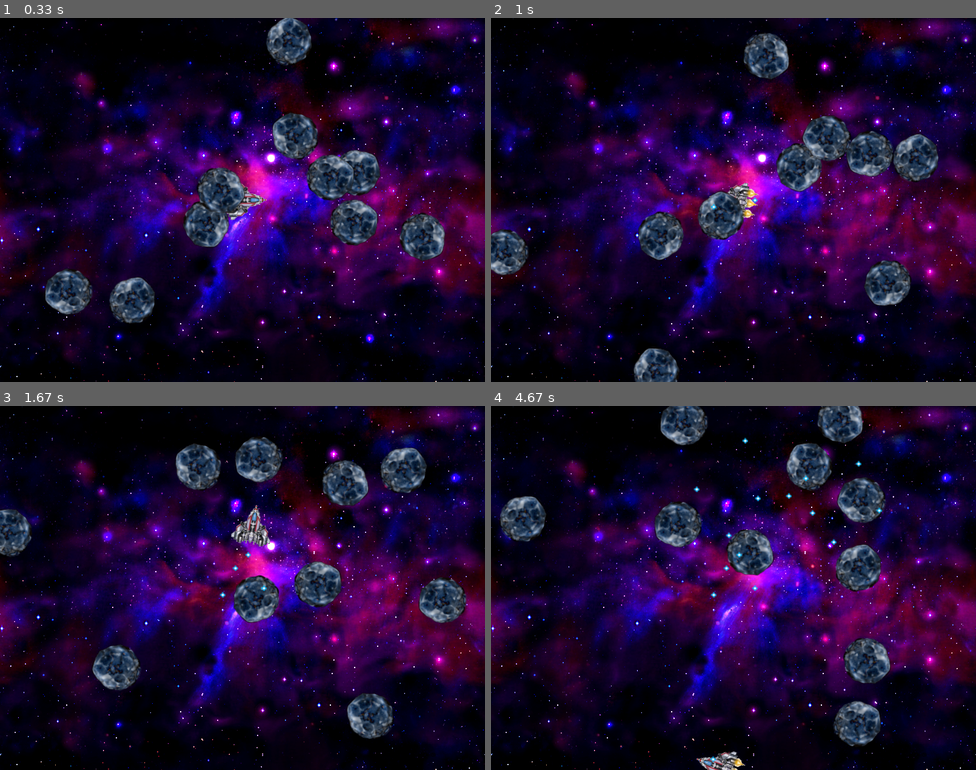
Above: before the commit, frames 1-4 (two rows, left to right).
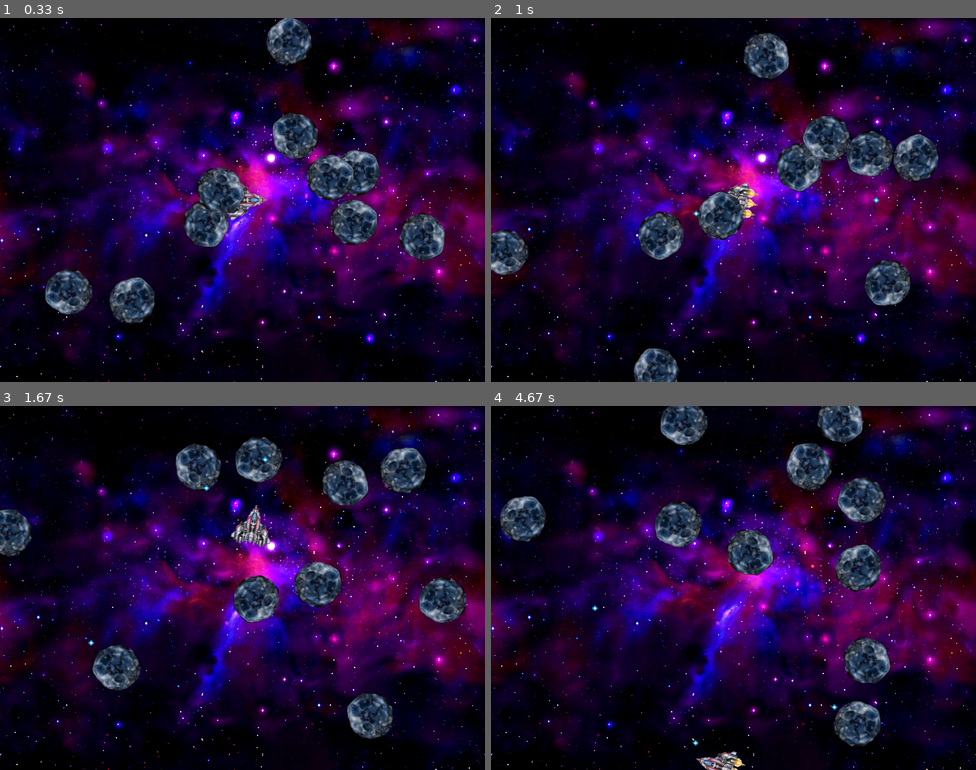
Above: after the commit, the same moments.

Repository: gram2005/python-pygame-asteroids
Game: pygame game, started from game.py
The game is run twice, just before and just after one commit, with the same random seed, the same clock (stepped at 60 frames per second) and the same inputs.
Inputs:
- Up to frame 1 (0.33 s): no input
- Up to frame 2 (1 s): hold Space 0.33-0.8 s; hold Right 0.33-0.8 s; hold Right from 0.83 s (still down); tap Space at 0.9 s
- Up to frame 3 (1.67 s): tap Space at 1.2, 1.4 s; release Right at 1.3 s; hold Up 1.33-1.63 s
- Up to frame 4 (4.67 s): hold Right 1.67-2.13 s; tap Space at 1.73, 2.03, 2.23, 2.53, 2.8, 3.1, 3.23, 3.63, 3.93, 4.3, 4.6 s; hold Left 2.17-2.7 s; hold Left 2.73-3.13 s; hold Up 3.17-3.53 s; hold Right 3.57-4.2 s; hold Left from 4.23 s (still down)

Frame 1 is identical in both runs. In frame 2, less than 0.1% of the frame differs, in the area x 41-80%, y 49-55%; in frame 3, 0.1%; in frame 4, 0.3%, in the area x 20-81%, y 8-98%.

Commit message:
Missile class
missiles added

Diff:
--- a/game.py
+++ b/game.py
@@ -52,7 +52,8 @@
                 ship.switch_state(True)
             if event.key == pygame.K_SPACE:
                 x, y = ship.get_missile_coord()
-                missile_list.append(Missile("shot2.png", x, y))
+                v_x, v_y = ship.get_missile_speed()
+                missile_list.append(Missile("shot2.png", x, y, v_x, v_y))
 
         if event.type == pygame.KEYUP:
             if event.key == pygame.K_LEFT:
@@ -72,8 +73,16 @@
     for aster in aster_list:
         aster.update()
 
+    rem_missile_list = []
     for mis in missile_list:
-        mis.update()
+        if mis.is_alive():
+            mis.update()
+        else:
+            rem_missile_list.append(mis)
+
+    for mis in rem_missile_list:
+        missile_list.remove(mis)
+
 
 ################################################################################
     # drawing
--- a/spaceobjects.py
+++ b/spaceobjects.py
@@ -56,6 +56,11 @@
         tmp_y = 35 * math.sin(math.radians(self.angle))
         return self.x + tmp_x, self.y - tmp_y
 
+    def get_missile_speed(self):
+        temp_v_x = 5 * math.cos(math.radians(self.angle))
+        temp_v_y = 5 * math.sin(math.radians(self.angle))
+        return self.v_x + temp_v_x, self.v_y + temp_v_y
+
     def set_acc(self, value):
         self.acc = value
 
@@ -89,5 +94,13 @@
 
 
 class Missile(Base_image):
-    def __init__(self, image, x, y):
-        Base_image.__init__(self, image, x, y)
+
+    def __init__(self, image, x, y, v_x, v_y):
+        Base_image.__init__(self, image, x, y, v_x, v_y)
+        self.live_cnt = 0
+
+    def is_alive(self):
+        self.live_cnt += 1
+        if self.live_cnt < 50:
+            return True
+        return False
